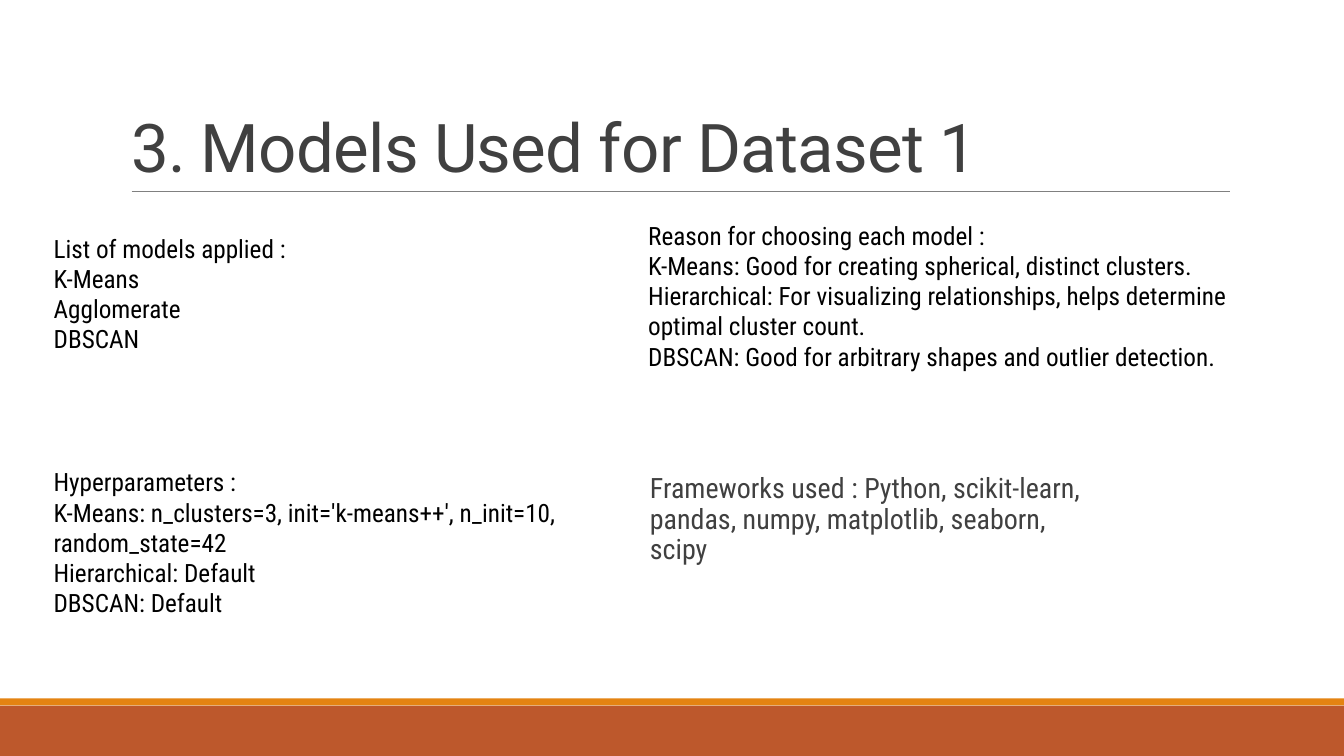
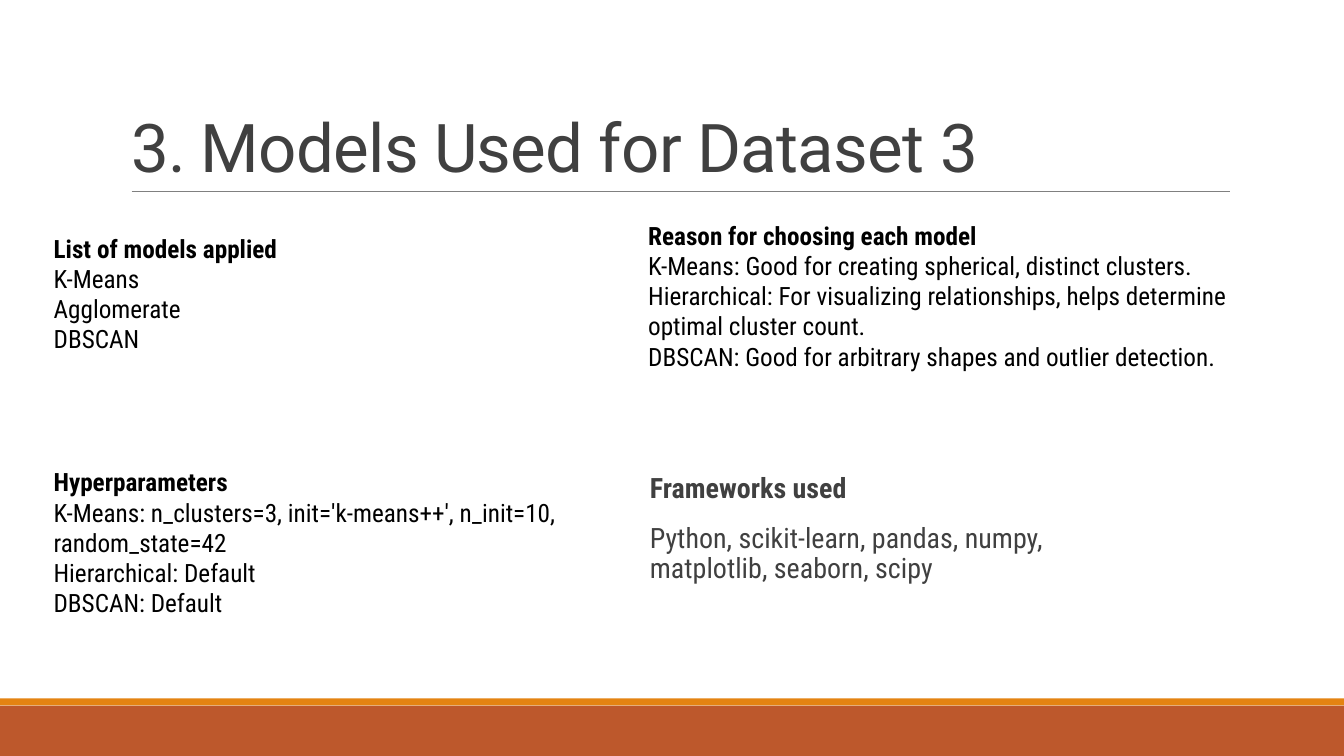
Before and after one commit to akay6483/mmml-ecommerce, a slide deck: slide 9 of docs/23CSE301_A8.pptx. Drawn at 1344x756 pixels with LibreOffice and Linux fonts; fonts in the diff are those of the drawing; background and template pictures are left out. Boxes give left, top, right and bottom in pixels: in the first picture for what was removed or moved away, otherwise in the second. Text is boxed around its words. In the diff, an @@ line names an element or a change of style, - is before the commit and + after.

```diff
--- a/docs/23CSE301_A8.pptx
+++ b/docs/23CSE301_A8.pptx
@@ title at [131, 121, 979, 173]: text changed @@
-3. Models Used for Dataset 1
+3. Models Used for Dataset 3
@@ text at [54, 239, 277, 263]: text changed; bold on @@
-List of models applied :
+List of models applied
@@ text at [648, 226, 976, 251]: text changed; bold on @@
-Reason for choosing each model :
+Reason for choosing each model
@@ text at [54, 473, 228, 497]: text changed; bold on @@
-Hyperparameters :
+Hyperparameters
@@ text at [650, 477, 1043, 584]: text changed @@
-Frameworks used : Python, scikit-learn, pandas, numpy, matplotlib, seaborn, scipy
+Frameworks used
+Python, scikit-learn, pandas, numpy, matplotlib, seaborn, scipy
```
Also in this commit, not shown: 4 other slides changed, 1 other file.
